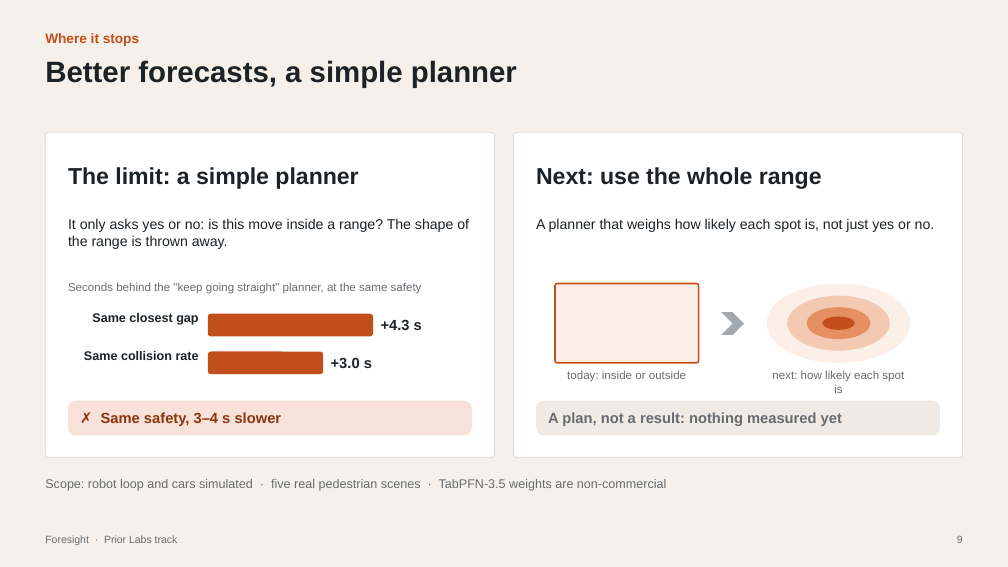
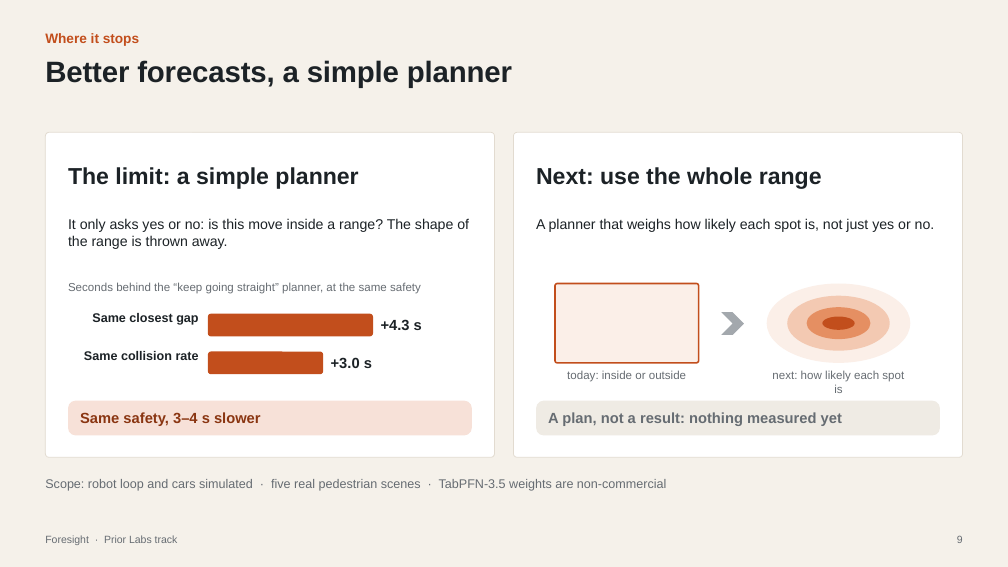
Before and after one commit to shiinalight/Foresight, a slide deck: slide 9 of deck/Foresight_finalist_static.pptx. Drawn at 1008x567 pixels with LibreOffice and Linux fonts; fonts in the diff are those of the drawing. Boxes give left, top, right and bottom in pixels: in the first picture for what was removed or moved away, otherwise in the second. Text is boxed around its words. In the diff, an @@ line names an element or a change of style, - is before the commit and + after.

```diff
--- a/deck/Foresight_finalist_static.pptx
+++ b/deck/Foresight_finalist_static.pptx
@@ text "Better forecasts, a simple planner" at bbox=[45, 60, 512, 88]: letter spacing 0 to -0.1 pt @@
@@ text at bbox=[68, 282, 421, 294]: text changed @@
-Seconds behind the "keep going straight" planner, at the same safety
+Seconds behind the “keep going straight” planner, at the same safety
@@ text at bbox=[80, 412, 261, 426]: text changed @@
-✗ Same safety, 3–4 s slower
+Same safety, 3–4 s slower
```
Also in this commit, not shown: 21 other slides changed, 1 slide added, 15 other files.
